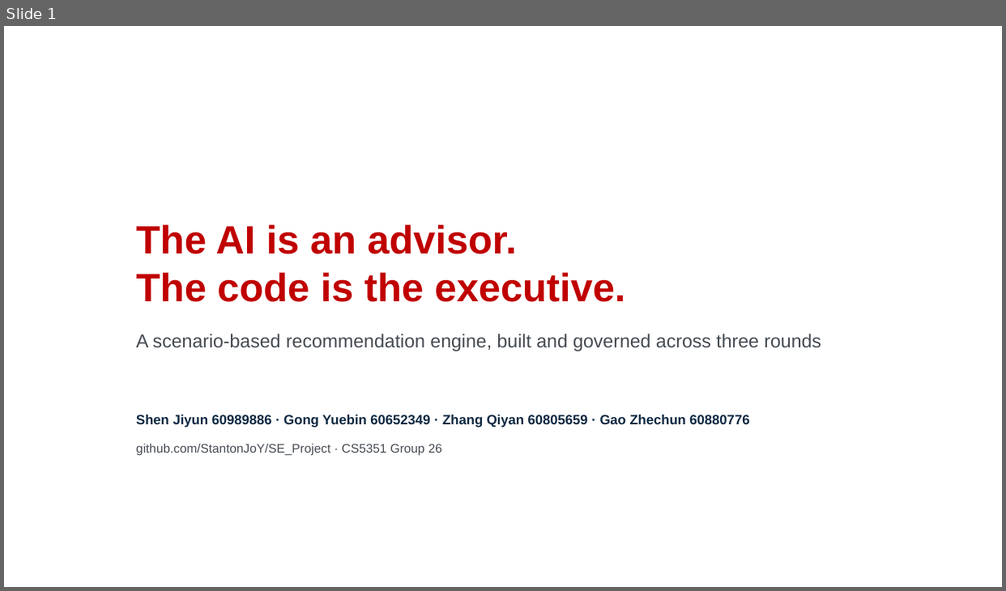
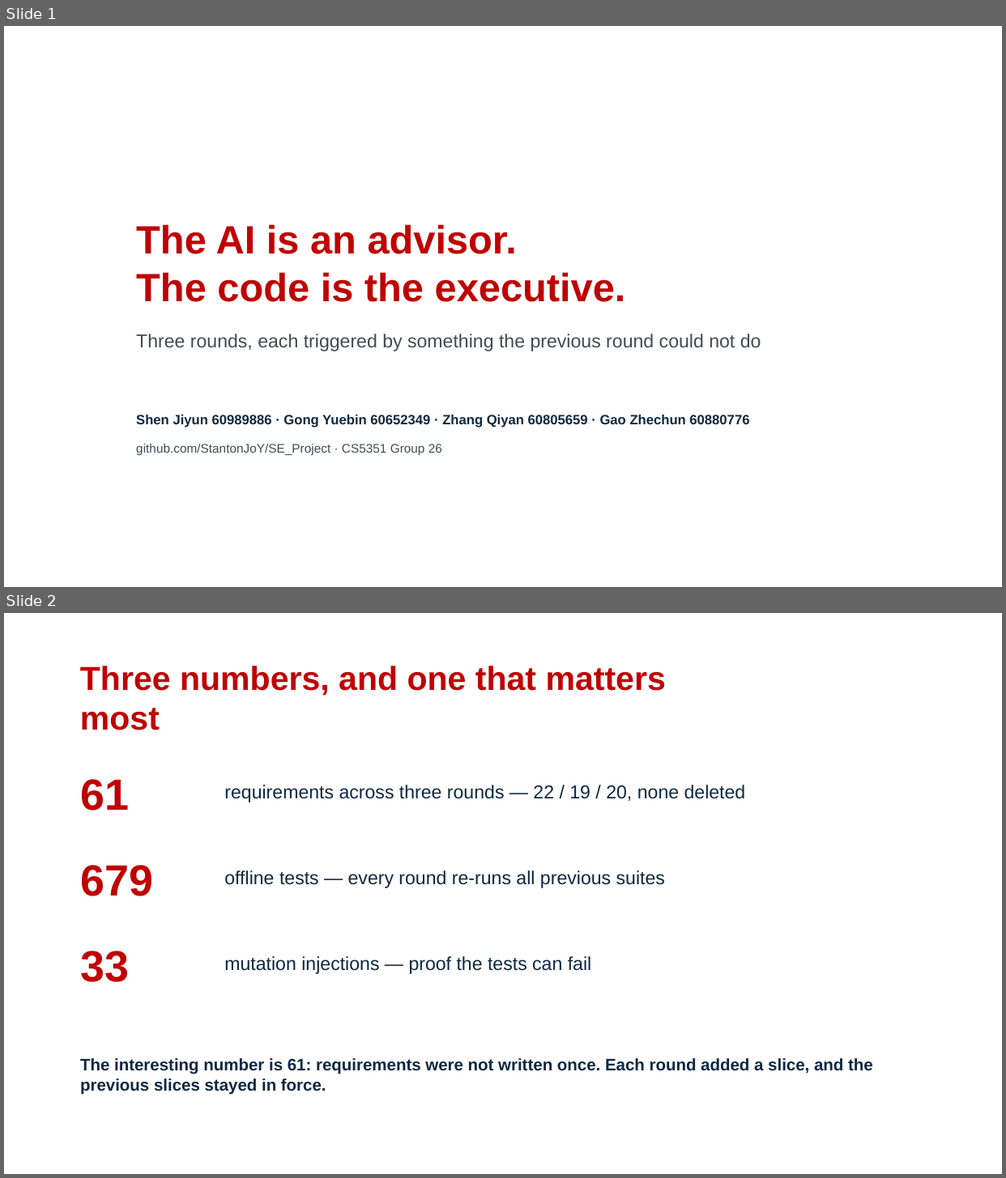
Before and after one commit to StantonJoY/SE_Project, a slide deck: docs/presentation/CS5351_Group26_Presentation.pptx. Shown one above the other, each under a label of ours: slide 1 before the commit, slides 1 and 2 after it. The pictures are 1006x591 and 1006x1178 pixels, drawn with LibreOffice and Linux fonts; fonts in the diff are those of the drawing; background and template pictures are left out. Boxes give left, top, right and bottom in pixels: in the first picture for what was removed or moved away, otherwise in the second. Text is boxed around its words. In the diff, an @@ line names an element or a change of style, - is before the commit and + after.

```diff
--- a/docs/presentation/CS5351_Group26_Presentation.pptx
+++ b/docs/presentation/CS5351_Group26_Presentation.pptx
@@ slide 2 added at box(4, 613, 1002, 1174), background picture (left out) @@
@@ title added at box(80, 666, 666, 730), 32 pt, text #C00000, bold @@
+Three numbers, and one that matters most
@@ text added at box(80, 779, 129, 811), 42 pt, text #C00000, bold @@
+61
@@ text added at box(224, 785, 746, 803), 18 pt, text #0E2841 @@
+requirements across three rounds — 22 / 19 / 20, none deleted
@@ text added at box(80, 865, 153, 897), 42 pt, text #C00000, bold @@
+679
@@ text added at box(224, 871, 665, 888), 18 pt, text #0E2841 @@
+offline tests — every round re-runs all previous suites
@@ text added at box(80, 951, 129, 982), 42 pt, text #C00000, bold @@
+33
@@ text added at box(224, 956, 592, 974), 18 pt, text #0E2841 @@
+mutation injections — proof the tests can fail
@@ text added at box(80, 1059, 873, 1095), 16 pt, text #0E2841, bold @@
+The interesting number is 61: requirements were not written once. Each round added a slice, and the previous slices stayed in force.
@@ slide 1 changed as well @@
@@ subtitle at box(136, 334, 761, 352): text changed @@
-A scenario-based recommendation engine, built and governed across three rounds
+Three rounds, each triggered by something the previous round could not do
```
Also in this commit, not shown: 12 other slides changed, 3 other slides added, 2 slides removed, 2 other files.
